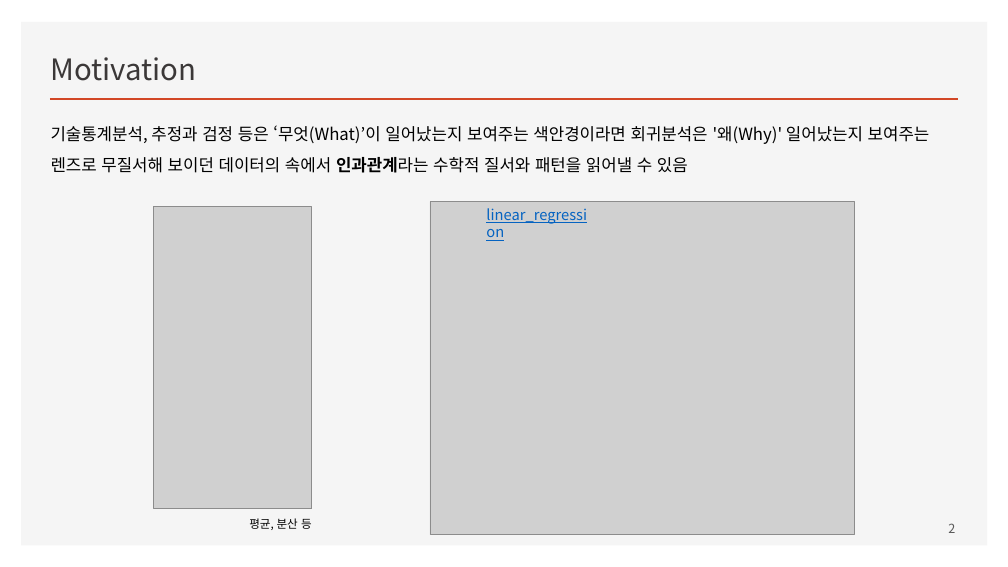
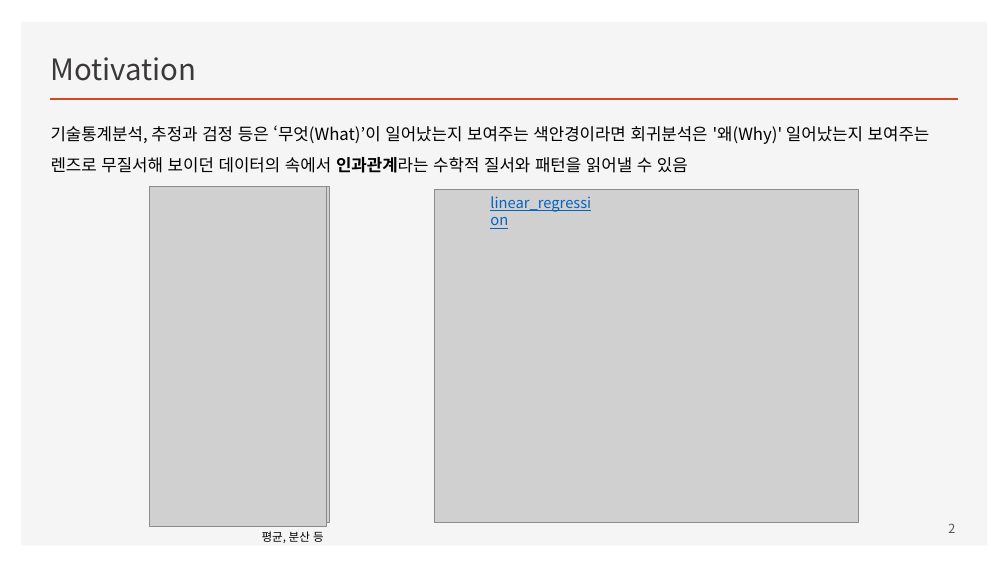
Before and after one commit to ancestor9/mathematics-for-machine-learning, a slide deck: slide 2 of Linear_Algebra/w4_Perceptron_Regression.pptx. Drawn at 1008x567 pixels with LibreOffice and Linux fonts; fonts in the diff are those of the drawing; grey boxes stand for pictures. Boxes give left, top, right and bottom in pixels: in the first picture for what was removed or moved away, otherwise in the second. Text is boxed around its words. In the diff, an @@ line names an element or a change of style, - is before the commit and + after.

```diff
--- a/Linear_Algebra/w4_Perceptron_Regression.pptx
+++ b/Linear_Algebra/w4_Perceptron_Regression.pptx
@@ picture: place and size @@
-picture at box(154, 206, 311, 508)
+picture at box(149, 187, 327, 526)
@@ picture: place and size @@
-picture at box(231, 208, 312, 508)
+picture at box(240, 187, 330, 523)
@@ picture: place and size @@
-picture at box(430, 202, 854, 535)
+picture at box(434, 190, 858, 523)
@@ text "linear_regression": place and size @@
-text "linear_regression" at box(486, 208, 587, 224)
+text "linear_regression" at box(490, 196, 591, 212)
@@ text "평균, 분산 등": place and size @@
-text "평균, 분산 등" at box(249, 518, 312, 530)
+text "평균, 분산 등" at box(262, 531, 324, 543)
```
Also in this commit, not shown: 2 other slides changed, 2 slides added.
